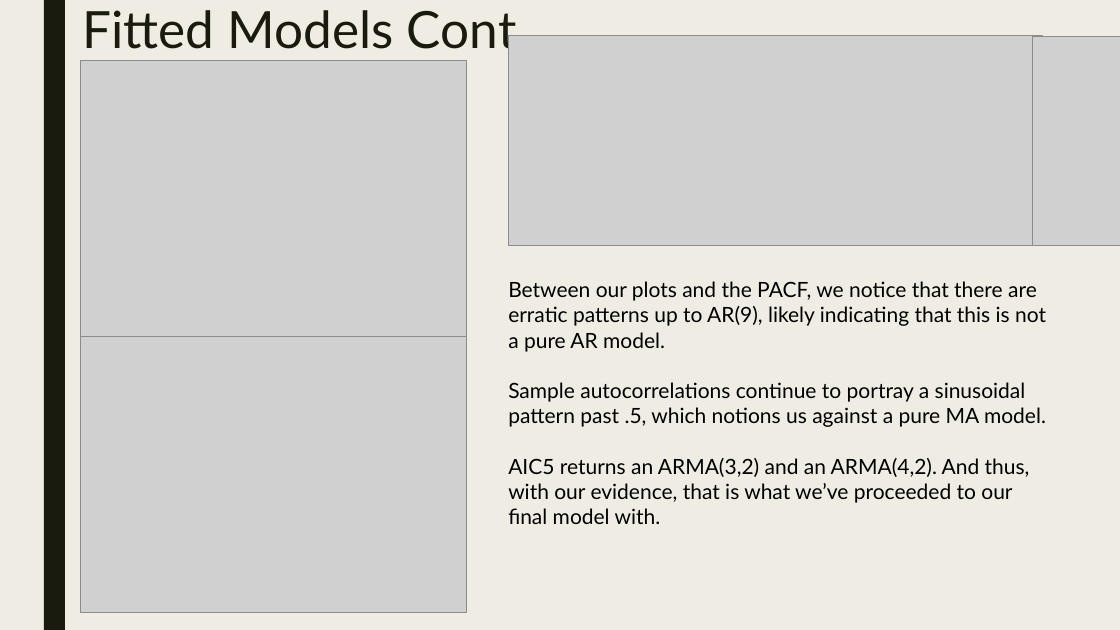
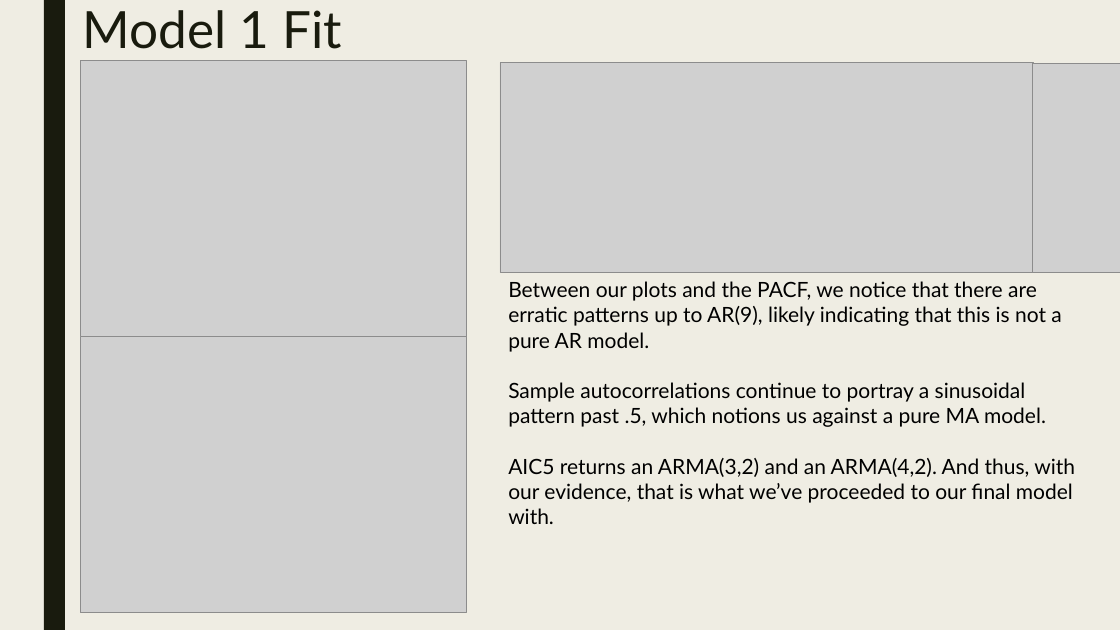
Before and after one commit to maxmoro/TimeSeriesProject, a slide deck: slide 5 of Attrition Analysis Part 2.pptx. Drawn at 1120x630 pixels with LibreOffice and Linux fonts; fonts in the diff are those of the drawing; grey boxes stand for pictures. Boxes give left, top, right and bottom in pixels: in the first picture for what was removed or moved away, otherwise in the second. Text is boxed around its words. In the diff, an @@ line names an element or a change of style, - is before the commit and + after.

```diff
--- a/Attrition Analysis Part 2.pptx
+++ b/Attrition Analysis Part 2.pptx
@@ title at [82, 10, 342, 49]: text changed @@
-Fitted Models Cont.
+Model 1 Fit
@@ picture: place and size @@
-picture at [509, 35, 1043, 245]
+picture at [500, 63, 1033, 273]
@@ picture: place and size @@
-picture at [1033, 36, 1120, 245]
+picture at [1033, 64, 1120, 273]
@@ text "Between our plots and the ..." rewrapped from [508, 281, 1046, 524] to [508, 281, 1075, 524] @@
```
Also in this commit, not shown: 15 other slides changed, 2 other files.
